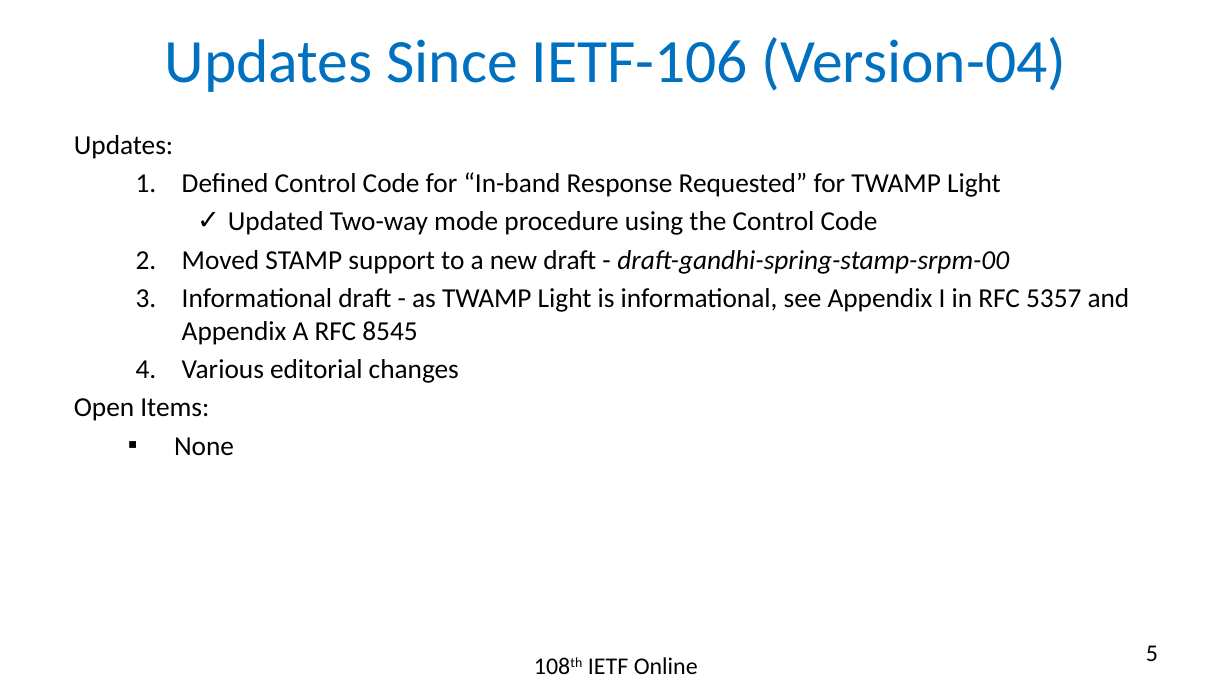
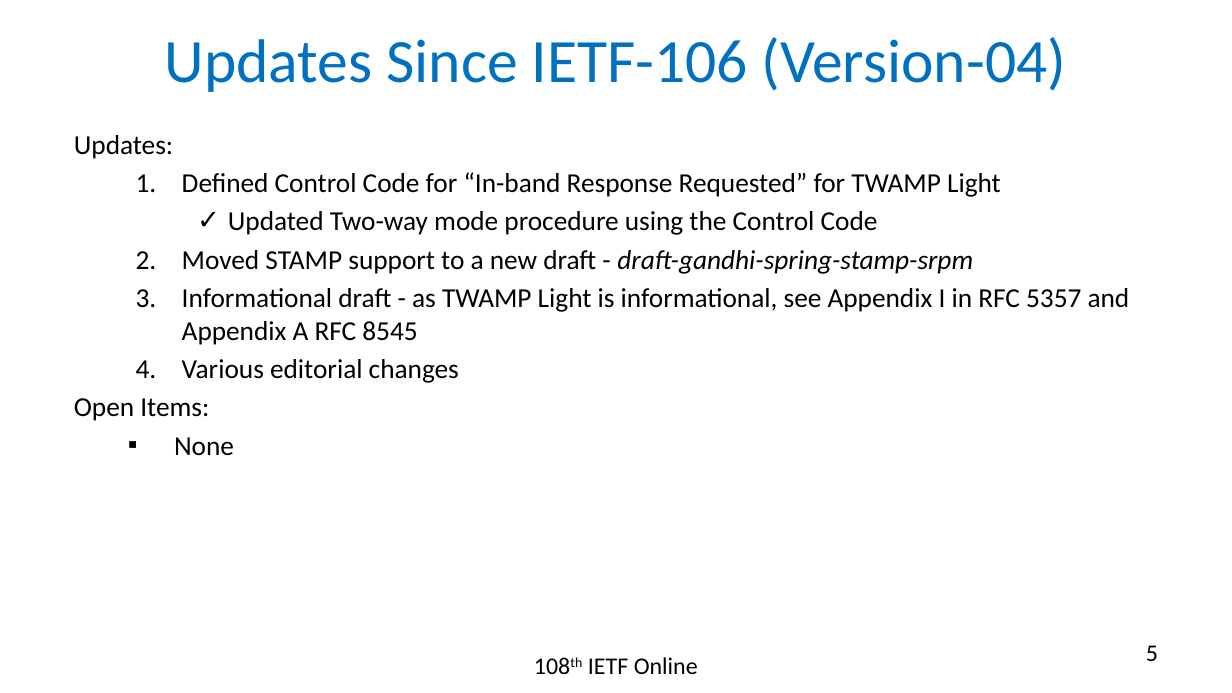
Before and after one commit to rakgandhi/ietf-slides, a slide deck: slide 5 of draft-gandhi-spring-twamp-srpm-09.pptx. Drawn at 1232x693 pixels with LibreOffice and Linux fonts; fonts in the diff are those of the drawing. Boxes give left, top, right and bottom in pixels: in the first picture for what was removed or moved away, otherwise in the second. Text is boxed around its words. In the diff, an @@ line names an element or a change of style, - is before the commit and + after.

```diff
--- a/draft-gandhi-spring-twamp-srpm-09.pptx
+++ b/draft-gandhi-spring-twamp-srpm-09.pptx
@@ text at box(182, 250, 973, 274): text changed @@
-  2. Moved STAMP support to a new draft - draft-gandhi-spring-stamp-srpm-00
+  2. Moved STAMP support to a new draft - draft-gandhi-spring-stamp-srpm
```
Also in this commit, not shown: 2 other slides changed, 3 other files.
